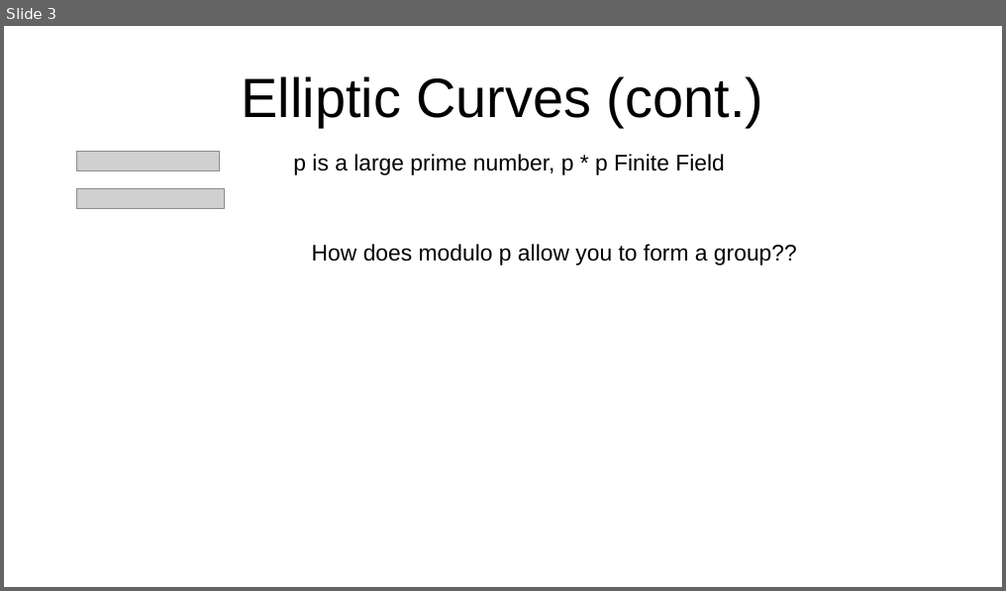
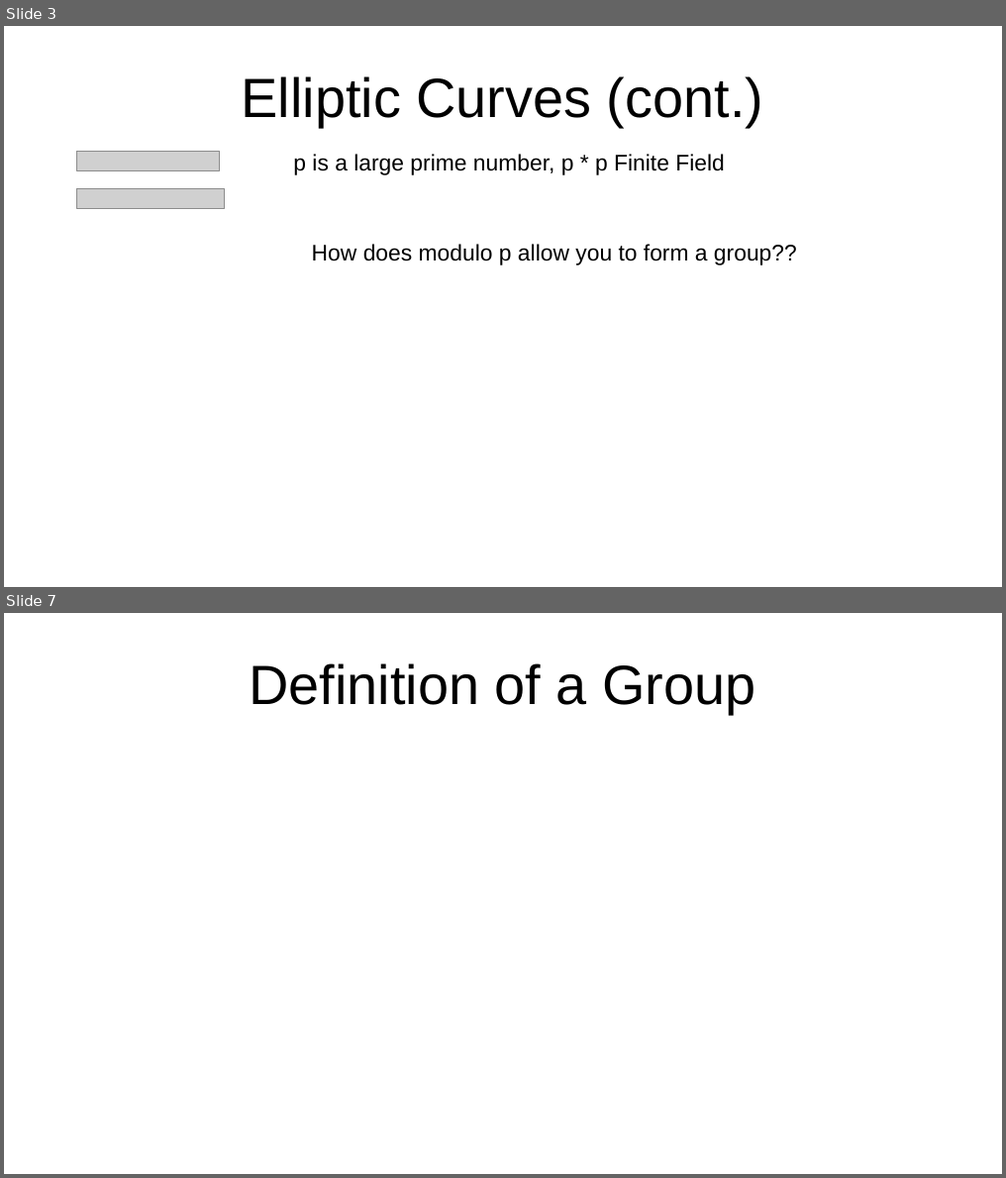
Before and after one commit to bshambaugh/Explorations-of-Category-Theory-for-Self-Sovereign-Identity, a slide deck: resources/IIW35_fA2022_cat_theory_for_SSI.odp. Shown one above the other, each under a label of ours: slide 3 before the commit, slides 3 and 7 after it; the slides between them are not shown. The pictures are 1006x591 and 1006x1178 pixels, drawn with LibreOffice and Linux fonts; fonts in the diff are those of the drawing; grey boxes stand for pictures. Boxes give left, top, right and bottom in pixels: in the first picture for what was removed or moved away, otherwise in the second. Text is boxed around its words. In the diff, an @@ line names an element or a change of style, - is before the commit and + after.

```diff
--- a/resources/IIW35_fA2022_cat_theory_for_SSI.odp
+++ b/resources/IIW35_fA2022_cat_theory_for_SSI.odp
@@ slide 7 added at [4,613,1002,1174], background #FFFFFF @@
@@ title added at [249,663,755,714], 44 pt, text #000000 @@
+Definition of a Group
```
Also in this commit, not shown: 2 slides changed, 4 other slides added, 1 slide removed.
